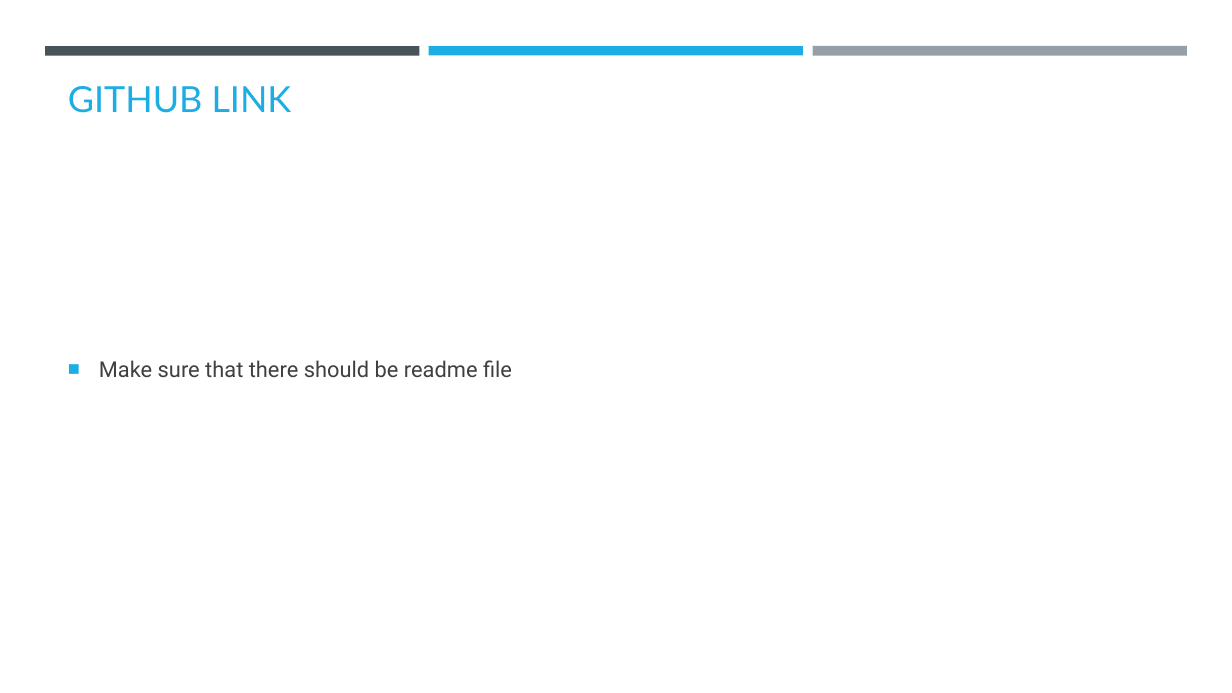
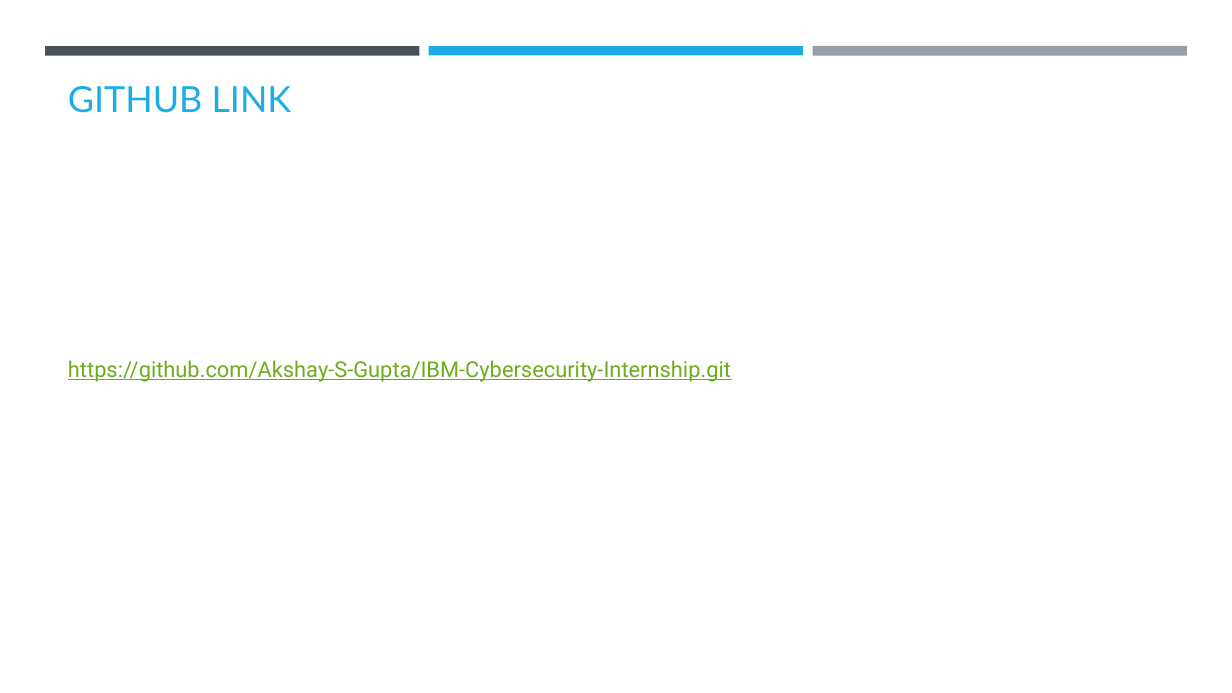
Before and after one commit to Akshay-S-Gupta/IBM-Cybersecurity-Internship, a slide deck: slide 9 of steganography_project.pptx. Drawn at 1232x693 pixels with LibreOffice and Linux fonts; fonts in the diff are those of the drawing; background and template pictures are left out. Boxes give left, top, right and bottom in pixels: in the first picture for what was removed or moved away, otherwise in the second. Text is boxed around its words. In the diff, an @@ line names an element or a change of style, - is before the commit and + after.

```diff
--- a/steganography_project.pptx
+++ b/steganography_project.pptx
@@ text at [68,360,731,382]: text changed; text colour #404040 to #6EAC1C @@
-■ Make sure that there should be readme file
+https://github.com/Akshay-S-Gupta/IBM-Cybersecurity-Internship.git
```
Also in this commit, not shown: 1 other slide changed, 6 slides added, 6 slides removed, 2 other files.
